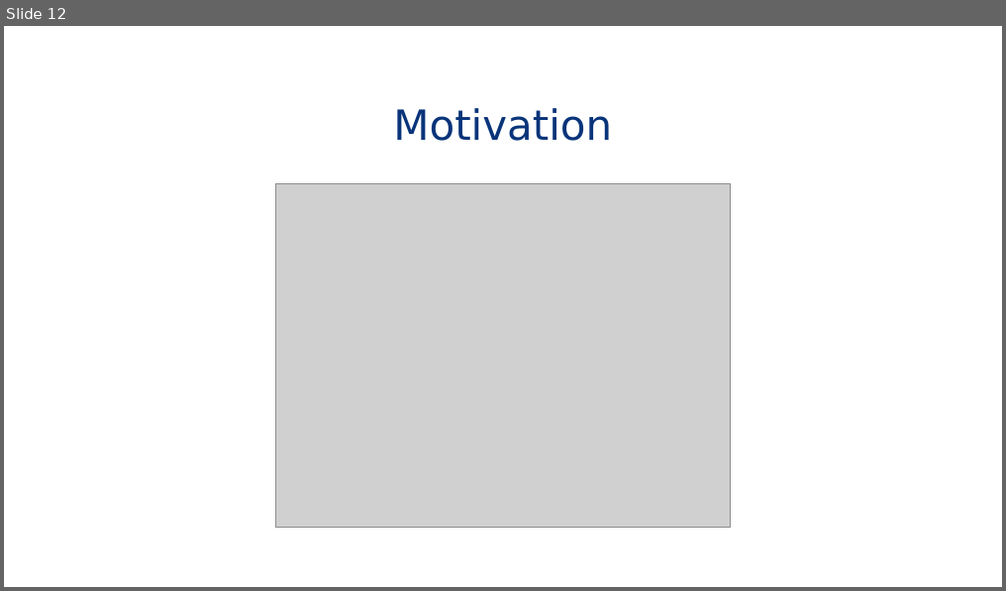
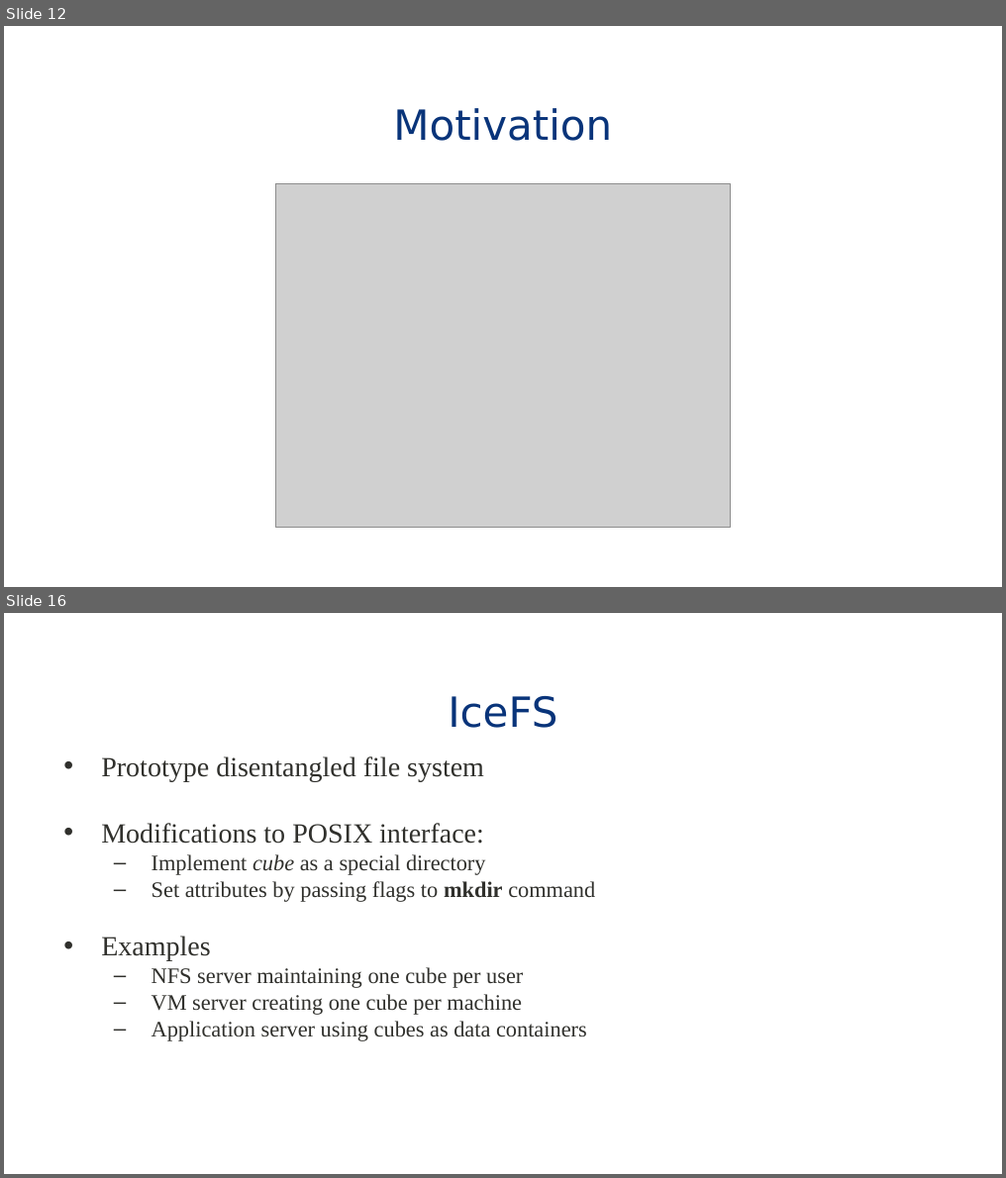
Before and after one commit to eddie-c-davis/cs-advos, a slide deck: presentations/IceFS.pptx. Shown one above the other, each under a label of ours: slide 12 before the commit, slides 12 and 16 after it; the slides between them are not shown. The pictures are 1006x591 and 1006x1178 pixels, drawn with LibreOffice and Linux fonts; fonts in the diff are those of the drawing; grey boxes stand for pictures; background and template pictures are left out. Boxes give left, top, right and bottom in pixels: in the first picture for what was removed or moved away, otherwise in the second. Text is boxed around its words. In the diff, an @@ line names an element or a change of style, - is before the commit and + after.

```diff
--- a/presentations/IceFS.pptx
+++ b/presentations/IceFS.pptx
@@ slide 16 added at (4, 613, 1002, 1174), background #FFFFFF; not listed: 1 template element that a slide beside it also shows @@
@@ title added at (448, 696, 557, 728), 30 pt, text #09347A @@
+IceFS
@@ text added at (101, 757, 595, 1042), 16 pt, text #30302C @@
+• Prototype disentangled file system
+• Modifications to POSIX interface:
+  – Implement cube as a special directory
+  – Set attributes by passing flags to mkdir command
+• Examples
+  – NFS server maintaining one cube per user
+  – VM server creating one cube per machine
+  – Application server using cubes as data containers
```
Also in this commit, not shown: 1 slide changed, 16 other slides added, 4 slides removed.
